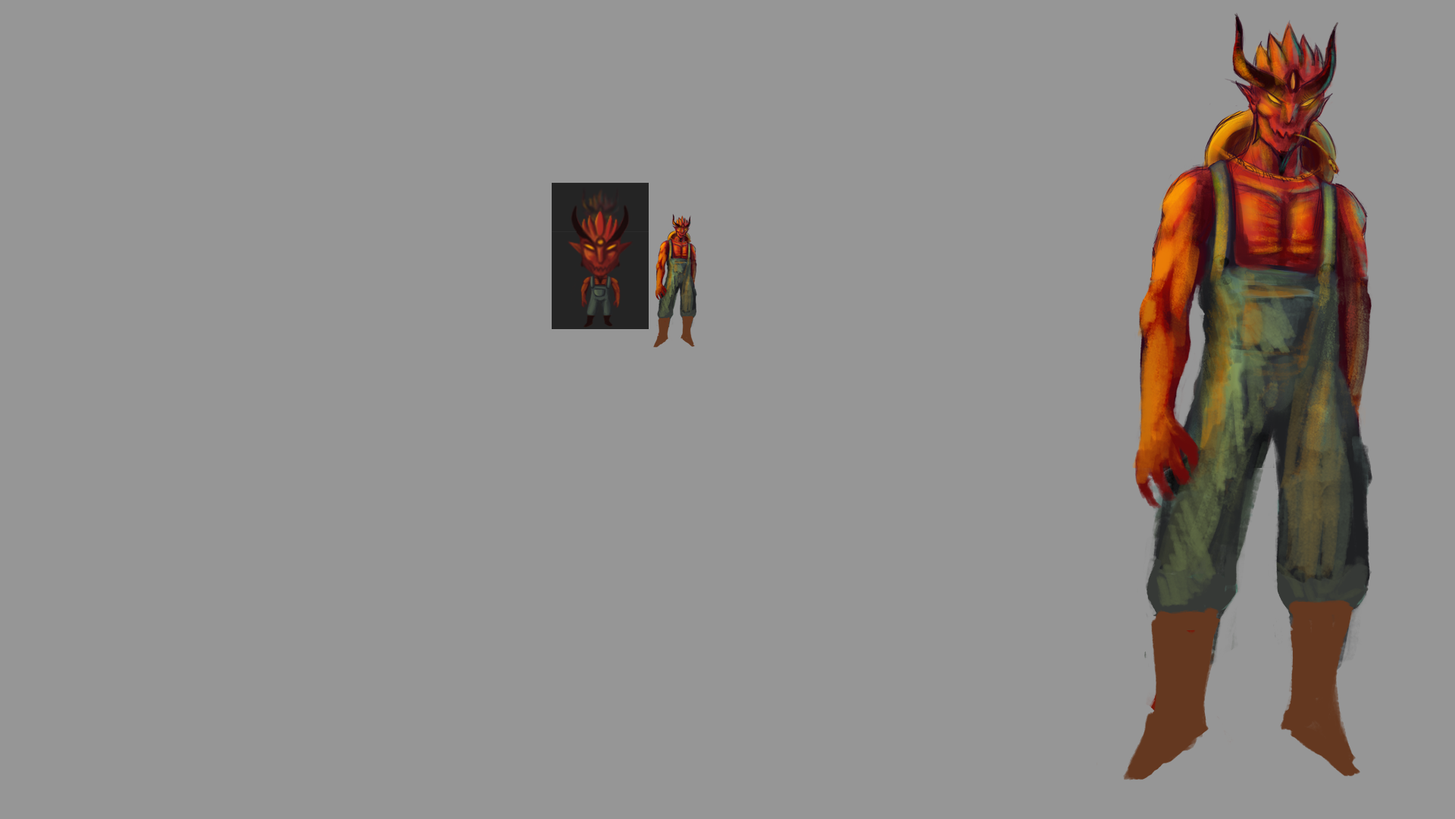
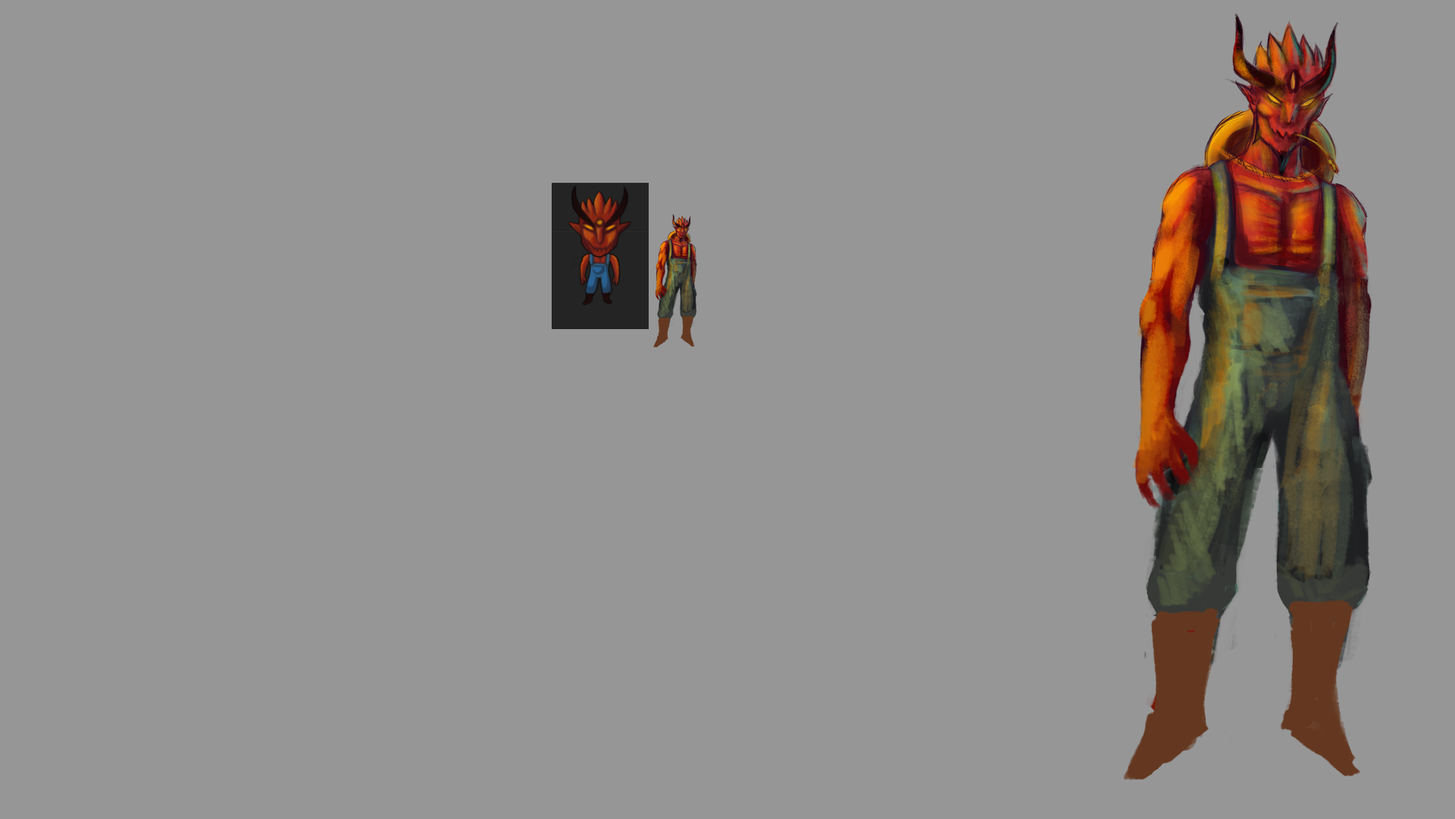
The second w=1455, h=819 image is a revision of the first. Changes to its layers:
painted on "Calque 18" over (x1=567, y1=184, x2=633, y2=291)
painted on "Calque 17" over (x1=567, y1=184, x2=633, y2=286)
painted on "Calque 21" over (x1=574, y1=248, x2=621, y2=328)
painted on "Calque 22" over (x1=578, y1=247, x2=621, y2=325)
painted on "Calque 20" over (x1=571, y1=246, x2=630, y2=328)
hid "Calque 16" over (x1=579, y1=187, x2=623, y2=239)
